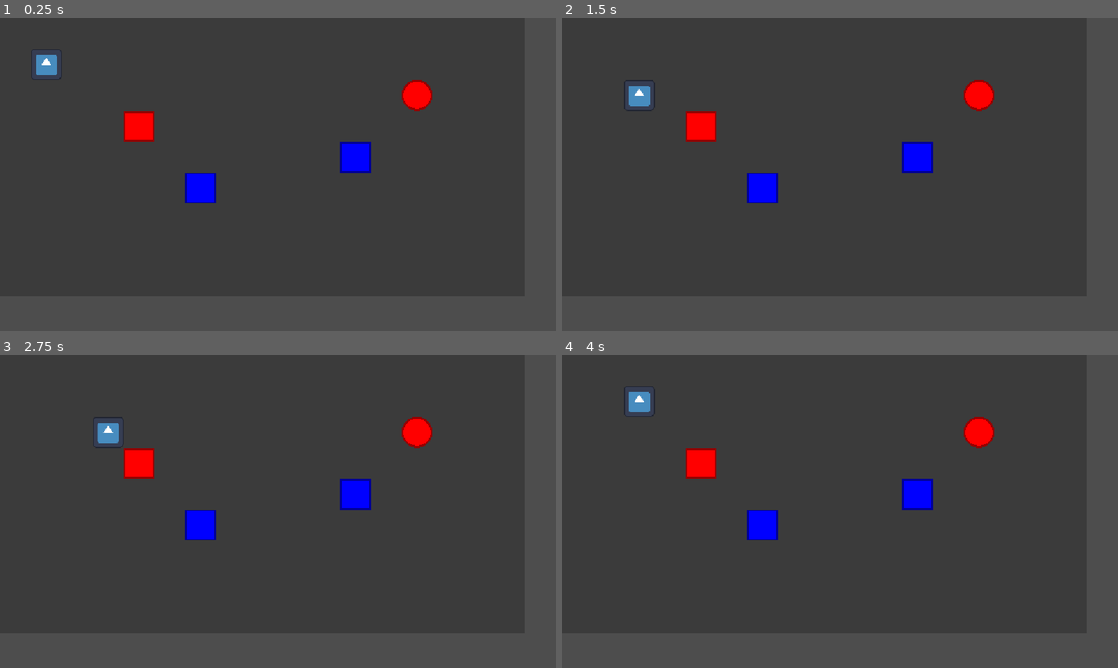
Above: before the commit, frames 1-4 (two rows, left to right).
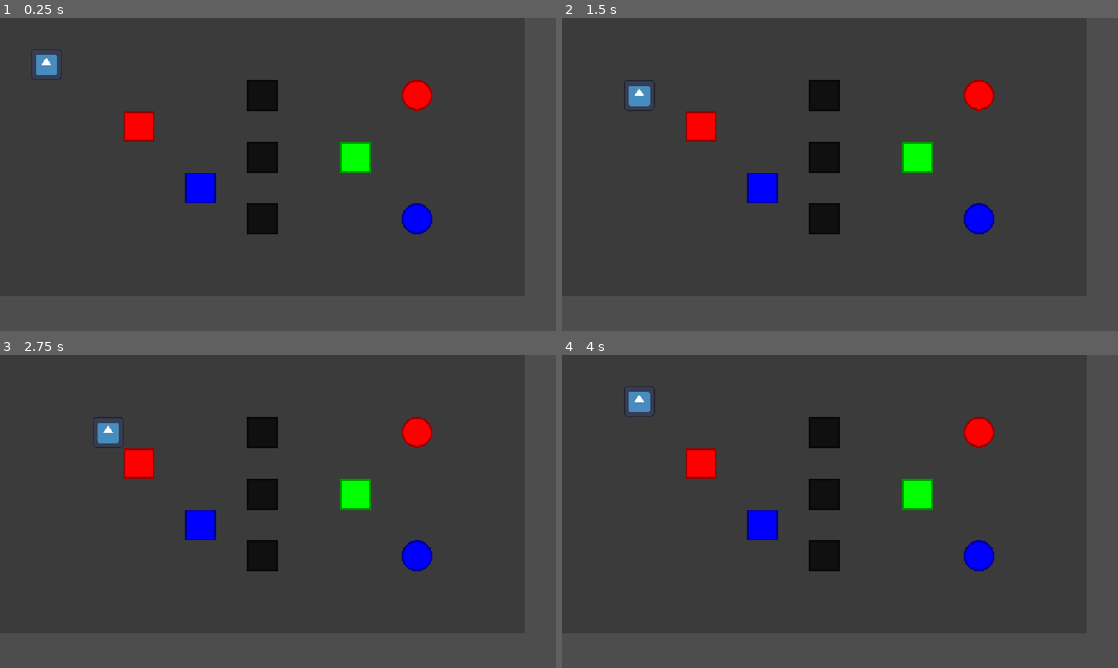
Above: after the commit, the same moments.

Repository: NoveritaDev/Colourbind
Game: Godot game, scene res://scenes/test_scenes/alex_test_scene.tscn
The game is run twice, just before and just after one commit, with the same random seed, the same clock (stepped at 60 frames per second) and the same inputs. The engine's default icon, where the game draws it, is replaced by a stand-in: a white triangle on a blue panel in a dark square.
Inputs:
- Up to frame 1 (0.25 s): no input
- Up to frame 2 (1.5 s): tap Enter at 0.5 s; hold D (move_right) 0.53-1.28 s; tap M at 0.6, 1.35 s; tap Space at 1.25 s; hold S (move_down) from 1.28 s (still down)
- Up to frame 3 (2.75 s): tap Enter at 2 s; release S (move_down) at 2.03 s; hold D (move_right) from 2.03 s (still down); tap M at 2.1 s
- Up to frame 4 (4 s): tap Space at 2.75 s; release D (move_right) at 2.78 s; hold W (move_up) 2.78-3.53 s; tap M at 2.85, 3.6 s; tap Enter at 3.5 s; hold A (move_left) from 3.53 s (still down)

The runs differ from the first frame. In frame 1, 2.7% of the frame differs, in the area x 44-78%, y 19-70%; in frame 2, 2.7%; in frame 3, 2.7%; in frame 4, 2.7%.

Commit message:
Basic level creation complete
Walls are now placeable via the editor.

Diff:
--- a/scenes/game_objects/game_object.gd
+++ b/scenes/game_objects/game_object.gd
@@ -3,6 +3,7 @@
 
 static var GRID : Grid
 
+# List of colors, NONE is there for non-colored gameobjects
 enum OBJ_COLOR { # We can add more colors, just this for now
 	NONE,
 	RED,
@@ -10,6 +11,7 @@
 	GREEN
 }
 
+# Where color objects get mapped to actual colors
 var color_dict : Dictionary[OBJ_COLOR, Color] = {
 	OBJ_COLOR.NONE: Color.WHITE,
 	OBJ_COLOR.RED: Color.RED,
@@ -22,4 +24,3 @@
 
 func _ready() -> void:
 	modulate = color_dict[color]
-	print(modulate)
--- a/scenes/game_objects/grid.gd
+++ b/scenes/game_objects/grid.gd
@@ -8,6 +8,7 @@
 @export_range(1, 1024) var grid_width : int = 16
 @export_range(1, 1024) var grid_height : int = 16
 @export_range(1, 256) var tile_size : int = 64
+@warning_ignore("integer_division")
 @onready var tile_offset := tile_size / 2
 
 signal s_box_moved
@@ -106,8 +107,11 @@
 	# Starts at player next position and goes until reaching a stop cell
 
 func load_grid() -> void:
-	for i in range(grid_width * grid_height):
-		grid.append(Cell.new())
+	for i in range(grid_height):
+		for j in range(grid_width):
+			grid.append(Cell.new())
+			if $Walls.get_cell_tile_data(Vector2i(i, j)):
+				grid[index(Vector2i(i, j))].stop = true
 
 # Loads all children of the grid object into the grid array
 func load_grid_objs() -> void:
--- a/scenes/game_objects/grid.tscn
+++ b/scenes/game_objects/grid.tscn
@@ -1,6 +1,7 @@
 [gd_scene format=3 uid="uid://57xo3k2lm642"]
 
 [ext_resource type="Script" uid="uid://p2lbfpwpu5mb" path="res://scenes/game_objects/grid.gd" id="1_sr5c7"]
+[ext_resource type="PackedScene" uid="uid://qg88fdcrj6sy" path="res://scenes/game_objects/walls.tscn" id="2_sg3kw"]
 
 [node name="Grid" type="Node2D" unique_id=2044820807]
 script = ExtResource("1_sr5c7")
@@ -9,3 +10,5 @@
 offset_right = 40.0
 offset_bottom = 40.0
 color = Color(0.23031491, 0.23031494, 0.23031494, 1)
+
+[node name="Walls" parent="." unique_id=848851813 instance=ExtResource("2_sg3kw")]
--- /dev/null
+++ b/scenes/game_objects/walls.tscn
@@ -0,0 +1,16 @@
+[gd_scene format=3 uid="uid://qg88fdcrj6sy"]
+
+[ext_resource type="Texture2D" uid="uid://coey3sdq30sxi" path="res://assets/textures/WhiteSquare.png" id="1_xg2d2"]
+
+[sub_resource type="TileSetAtlasSource" id="TileSetAtlasSource_h2kky"]
+texture = ExtResource("1_xg2d2")
+texture_region_size = Vector2i(64, 64)
+0:0/0 = 0
+0:0/0/modulate = Color(0.06262199, 0.06262199, 0.06262199, 1)
+
+[sub_resource type="TileSet" id="TileSet_0eb53"]
+tile_size = Vector2i(64, 64)
+sources/1 = SubResource("TileSetAtlasSource_h2kky")
+
+[node name="Walls" type="TileMapLayer" unique_id=848851813]
+tile_set = SubResource("TileSet_0eb53")
--- a/scenes/test_scenes/alex_test_scene.tscn
+++ b/scenes/test_scenes/alex_test_scene.tscn
@@ -1,15 +1,33 @@
 [gd_scene format=3 uid="uid://duwlemmcyb5i5"]
 
-[ext_resource type="PackedScene" uid="uid://57xo3k2lm642" path="res://scenes/game_objects/grid.tscn" id="1_qqs75"]
+[ext_resource type="Script" uid="uid://p2lbfpwpu5mb" path="res://scenes/game_objects/grid.gd" id="1_jhte2"]
 [ext_resource type="PackedScene" uid="uid://bb7yi4mxkv7q3" path="res://scenes/player.tscn" id="2_dduva"]
+[ext_resource type="PackedScene" uid="uid://qg88fdcrj6sy" path="res://scenes/game_objects/walls.tscn" id="2_nnh5u"]
 [ext_resource type="PackedScene" uid="uid://cuqomjcc84dsx" path="res://scenes/game_objects/box.tscn" id="3_dduva"]
 [ext_resource type="PackedScene" uid="uid://d28b4nu3hm2ji" path="res://scenes/game_objects/button.tscn" id="4_cg7a2"]
 
 [node name="AlexTestScene" type="Node2D" unique_id=615450944]
 
-[node name="Grid" parent="." unique_id=2044820807 instance=ExtResource("1_qqs75")]
+[node name="Grid" type="Node2D" parent="." unique_id=2044820807]
+script = ExtResource("1_jhte2")
 grid_width = 17
 grid_height = 9
+
+[node name="Background" type="ColorRect" parent="Grid" unique_id=978619325]
+offset_right = 40.0
+offset_bottom = 40.0
+color = Color(0.23031491, 0.23031494, 0.23031494, 1)
+
+[node name="Walls" parent="Grid" unique_id=848851813 instance=ExtResource("2_nnh5u")]
+tile_map_data = PackedByteArray(0, 0, 8, 0, 2, 0, 1, 0, 0, 0, 0, 0, 0, 0, 8, 0, 4, 0, 1, 0, 0, 0, 0, 0, 0, 0, 8, 0, 6, 0, 1, 0, 0, 0, 0, 0, 0, 0)
+
+[node name="Button" parent="Grid" unique_id=1203081120 instance=ExtResource("4_cg7a2")]
+position = Vector2(864, 160)
+color = 1
+
+[node name="Button2" parent="Grid" unique_id=946785190 instance=ExtResource("4_cg7a2")]
+position = Vector2(864, 416)
+color = 2
 
 [node name="Player" parent="Grid" unique_id=187205818 instance=ExtResource("2_dduva")]
 position = Vector2(96, 96)
@@ -20,12 +38,8 @@
 
 [node name="Box2" parent="Grid" unique_id=1267091128 instance=ExtResource("3_dduva")]
 position = Vector2(736, 288)
-color = 2
+color = 3
 
 [node name="Box3" parent="Grid" unique_id=1350866676 instance=ExtResource("3_dduva")]
 position = Vector2(288, 224)
 color = 1
-
-[node name="Button" parent="Grid" unique_id=1203081120 instance=ExtResource("4_cg7a2")]
-position = Vector2(864, 160)
-color = 1
